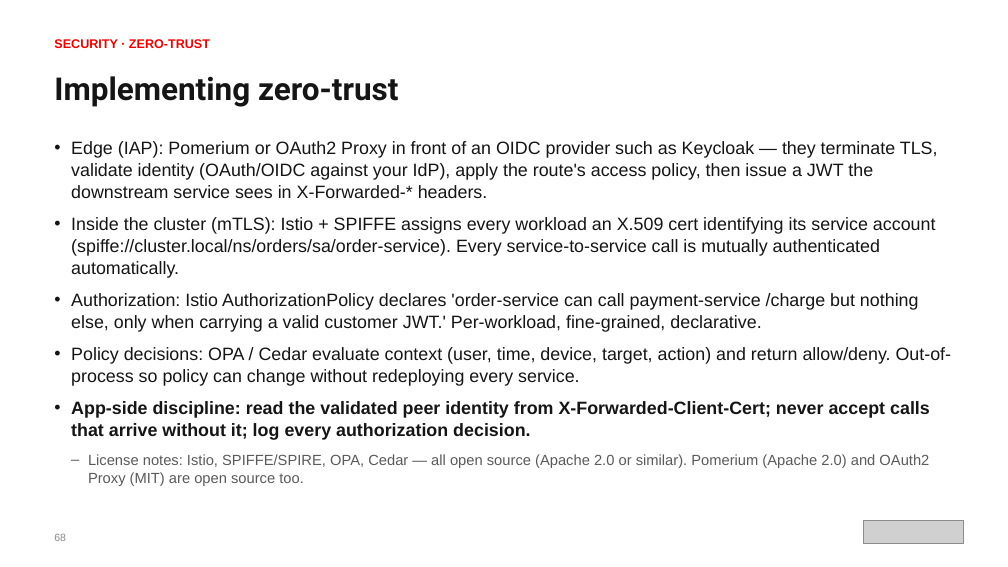
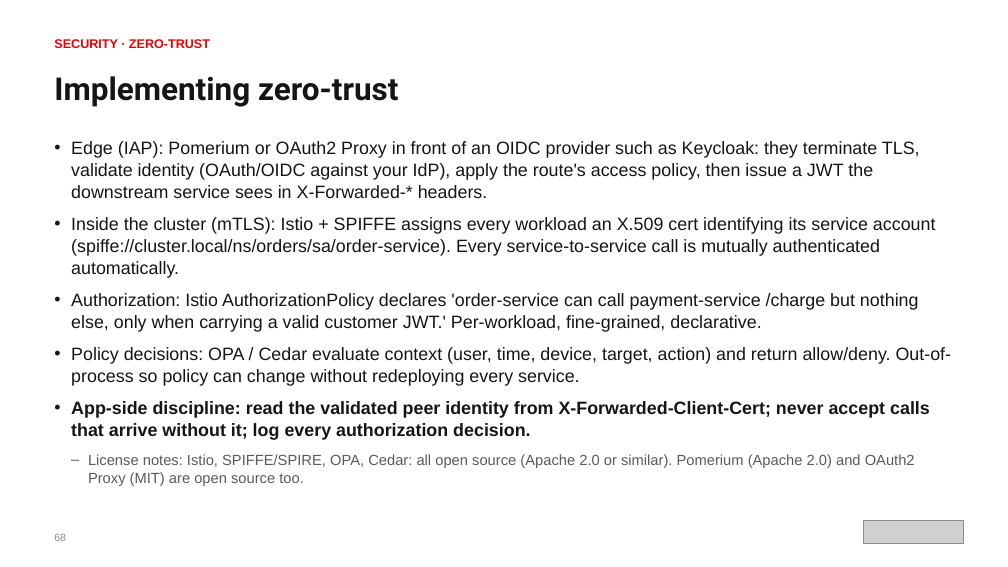
Before and after one commit to patterncatalyst/cloud-native-design-patterns, a slide deck: slide 81 of lgtm-presentation/Designing-Cloud-Native-APIs-Python.pptx. Drawn at 1008x567 pixels with LibreOffice and Linux fonts; fonts in the diff are those of the drawing; grey boxes stand for pictures. Boxes give left, top, right and bottom in pixels: in the first picture for what was removed or moved away, otherwise in the second. Text is boxed around its words. In the diff, an @@ line names an element or a change of style, - is before the commit and + after.

```diff
--- a/lgtm-presentation/Designing-Cloud-Native-APIs-Python.pptx
+++ b/lgtm-presentation/Designing-Cloud-Native-APIs-Python.pptx
@@ text at box(71, 141, 920, 198): text changed @@
-• Edge (IAP): Pomerium or OAuth2 Proxy in front of an OIDC provider such as Keycloak — they terminate TLS, validate identity (OAuth/OIDC against your IdP), apply the route's access policy, then issue a JWT the downstream service sees in X-Forwarded-* headers.
+• Edge (IAP): Pomerium or OAuth2 Proxy in front of an OIDC provider such as Keycloak: they terminate TLS, validate identity (OAuth/OIDC against your IdP), apply the route's access policy, then issue a JWT the downstream service sees in X-Forwarded-* headers.
@@ text at box(88, 454, 915, 486): text changed @@
-  – License notes: Istio, SPIFFE/SPIRE, OPA, Cedar — all open source (Apache 2.0 or similar). Pomerium (Apache 2.0) and OAuth2 Proxy (MIT) are open source too.
+  – License notes: Istio, SPIFFE/SPIRE, OPA, Cedar: all open source (Apache 2.0 or similar). Pomerium (Apache 2.0) and OAuth2 Proxy (MIT) are open source too.
```
Also in this commit, not shown: 144 other slides changed, 2 other files.
